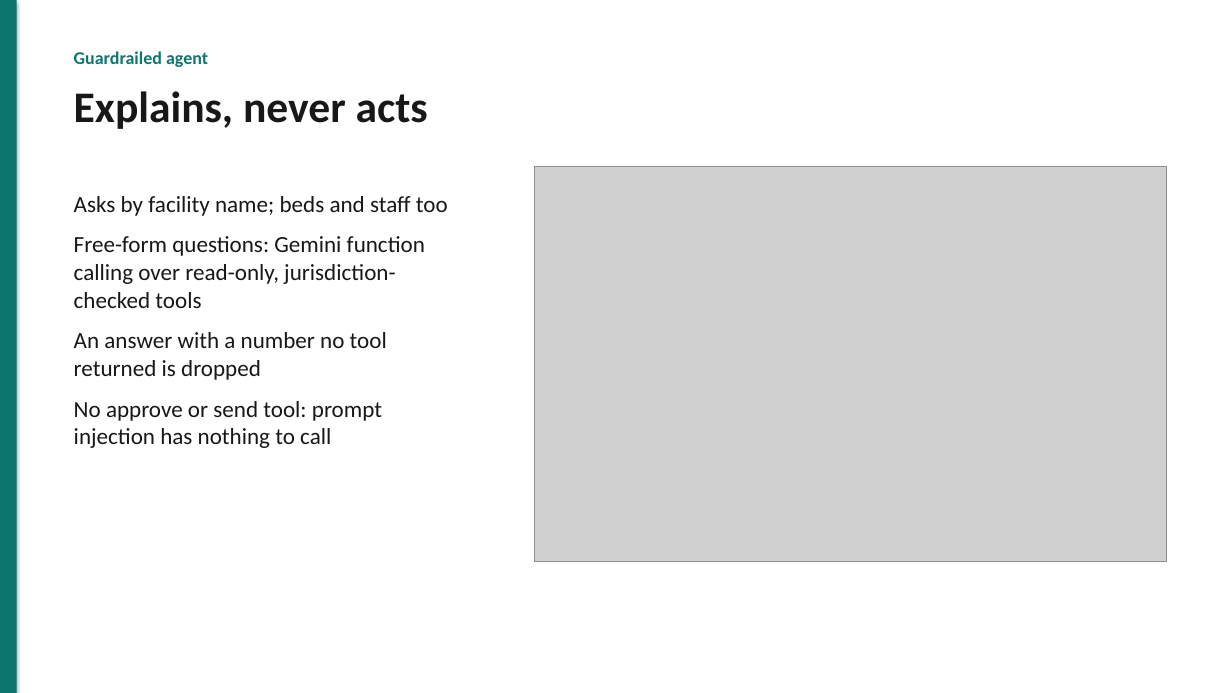
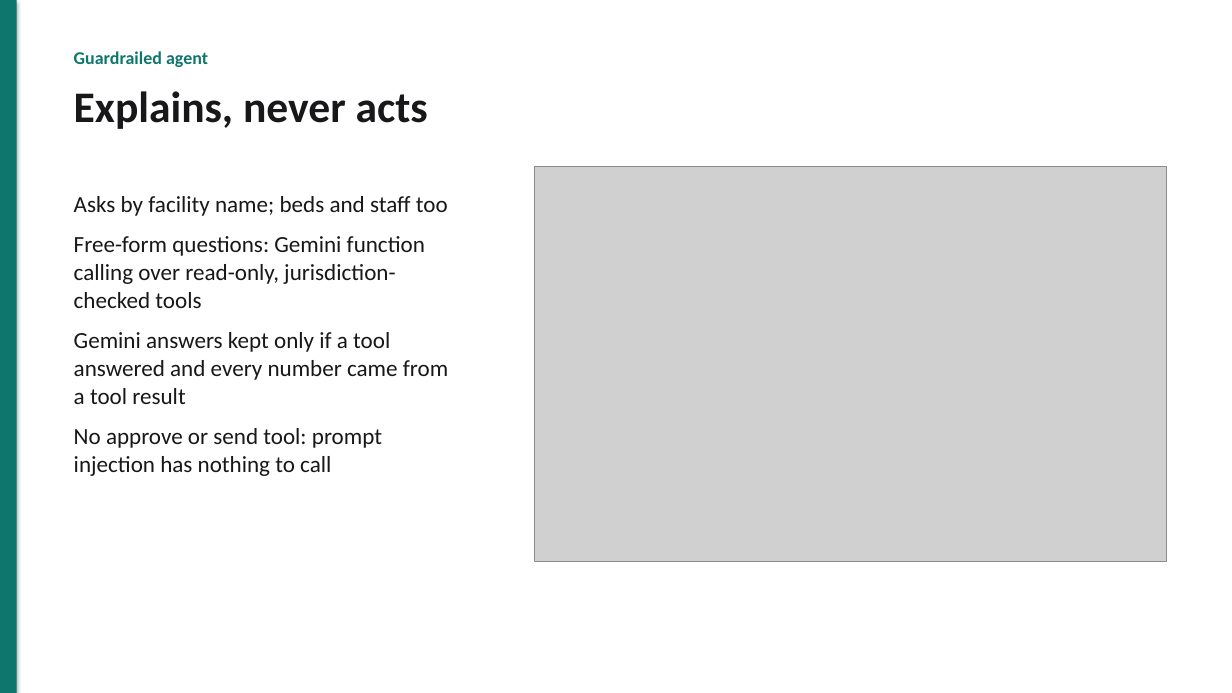
Before and after one commit to akshat333-debug/AushadhiNet, a slide deck: slide 7 of docs/pitch/AushadhiNet-pitch.pptx. Drawn at 1232x693 pixels with LibreOffice and Linux fonts; fonts in the diff are those of the drawing; grey boxes stand for pictures. Boxes give left, top, right and bottom in pixels: in the first picture for what was removed or moved away, otherwise in the second. Text is boxed around its words. In the diff, an @@ line names an element or a change of style, - is before the commit and + after.

```diff
--- a/docs/pitch/AushadhiNet-pitch.pptx
+++ b/docs/pitch/AushadhiNet-pitch.pptx
@@ text at [74, 332, 448, 404]: text changed @@
-An answer with a number no tool returned is dropped
+Gemini answers kept only if a tool answered and every number came from a tool result
```
Also in this commit, not shown: 4 other slides changed, 57 other files.
